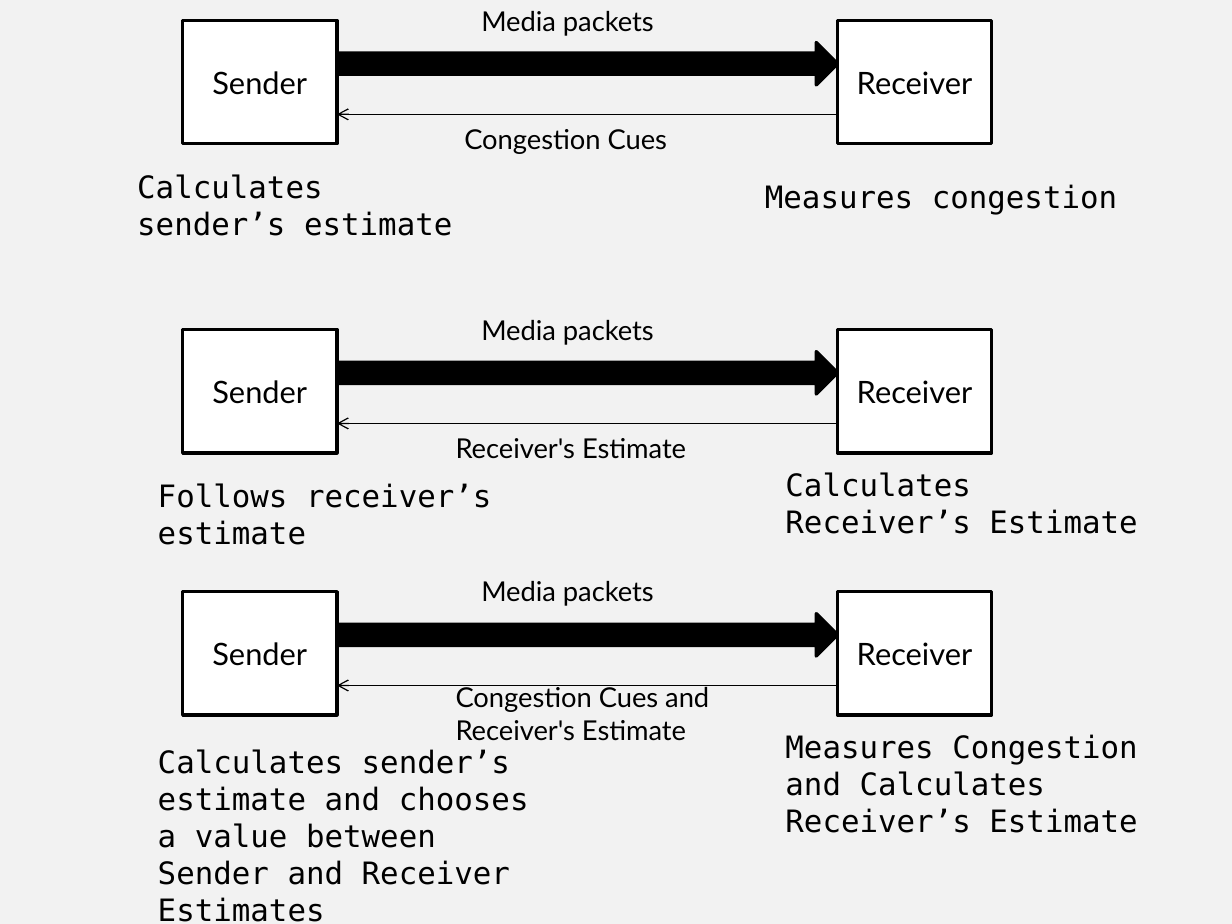
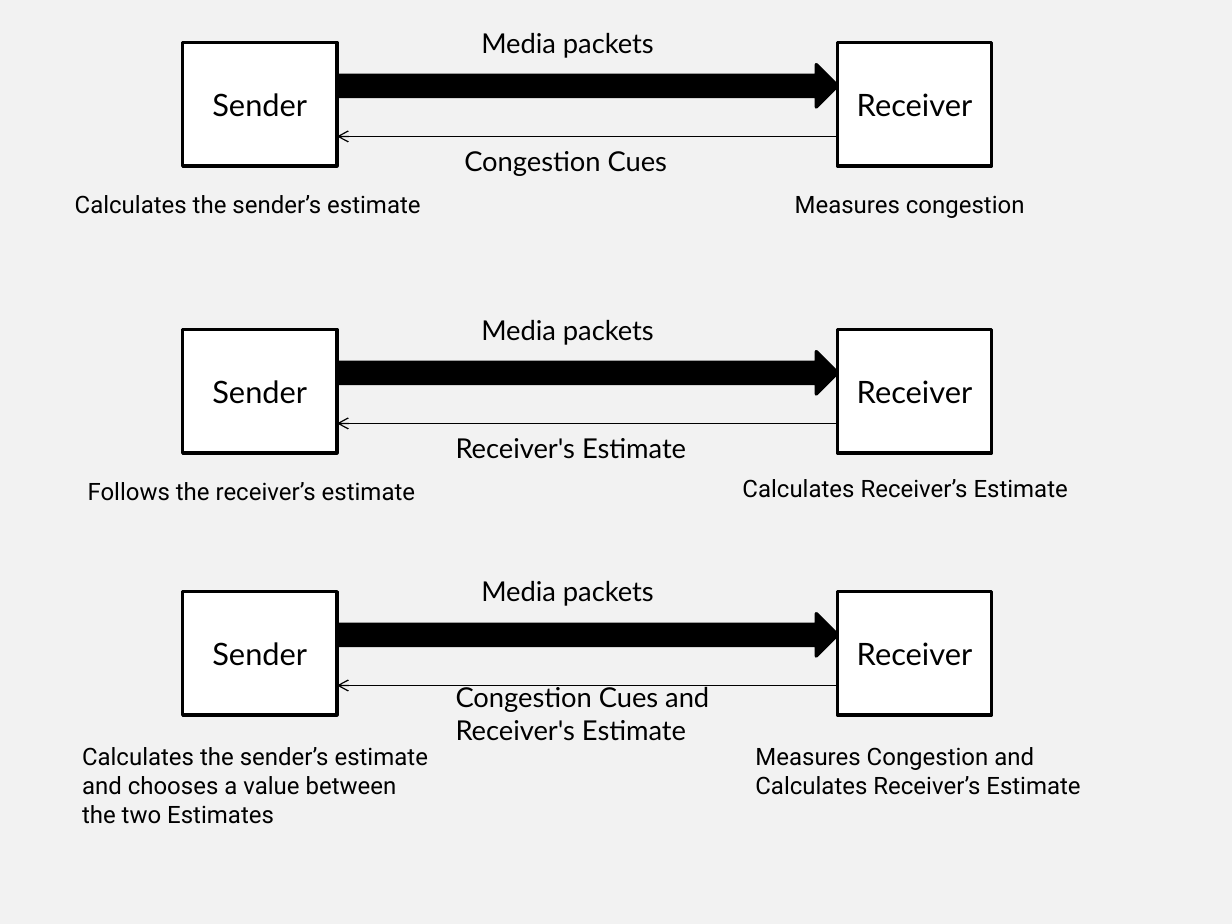
Before and after one commit to vr000m/PhD-thesis, a slide deck: slide 3 of graphs/source/chap5-src.pptx. Drawn at 1232x924 pixels with LibreOffice and Linux fonts; fonts in the diff are those of the drawing. Boxes give left, top, right and bottom in pixels: in the first picture for what was removed or moved away, otherwise in the second. Text is boxed around its words. In the diff, an @@ line names an element or a change of style, - is before the commit and + after.

```diff
--- a/graphs/source/chap5-src.pptx
+++ b/graphs/source/chap5-src.pptx
@@ 2 rectangles, 2 texts, 1 right arrow, 1 arrow: place and size @@
-2 rectangles, 2 texts, 1 right arrow, 1 arrow at (182, 11, 992, 154)
+2 rectangles, 2 texts, 1 right arrow, 1 arrow at (182, 33, 992, 176)
@@ text at (75, 195, 420, 214): text changed; size 18 to 14 pt; font DejaVu Sans Mono to Roboto @@
-Calculates sender’s estimate
+Calculates the sender’s estimate
@@ size 18 to 14 pt, font DejaVu Sans Mono to Roboto in 3 elements at (742, 479, 1068, 498), (755, 747, 1080, 795), (795, 195, 1025, 218) @@
@@ text "Measures congestion": place and size @@
-text "Measures congestion" at (765, 184, 1117, 215)
+text "Measures congestion" at (795, 195, 1025, 218)
@@ text "Calculates Receiver’s Estimate": place and size @@
-text "Calculates Receiver’s Estimate" at (785, 472, 1137, 534)
+text "Calculates Receiver’s Estimate" at (742, 479, 1068, 498)
@@ text at (88, 482, 415, 501): text changed; size 18 to 14 pt; font DejaVu Sans Mono to Roboto @@
-Follows receiver’s estimate
+Follows the receiver’s estimate
@@ text at (82, 747, 428, 824): text changed; size 18 to 14 pt; font DejaVu Sans Mono to Roboto @@
-Calculates sender’s estimate and chooses a value between Sender and Receiver Estimates
+Calculates the sender’s estimate and chooses a value between the two Estimates
@@ text "Measures Congestion and Calculates Receiver’s ...": place and size @@
-text "Measures Congestion and Calculates Receiver’s ..." at (785, 734, 1137, 833)
+text "Measures Congestion and Calculates Receiver’s ..." at (755, 747, 1080, 795)
```
Also in this commit, not shown: 1 slide added, 4 other files.
